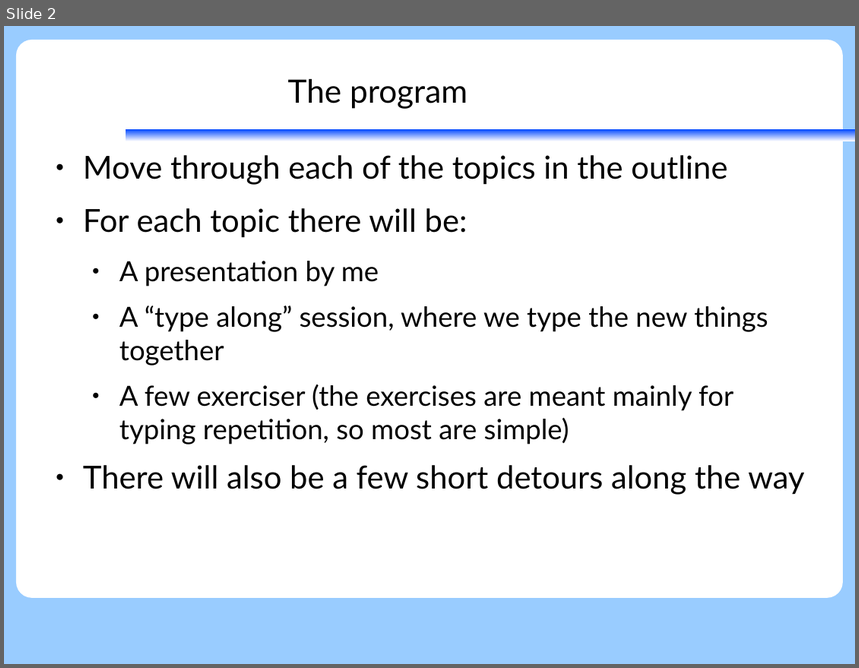
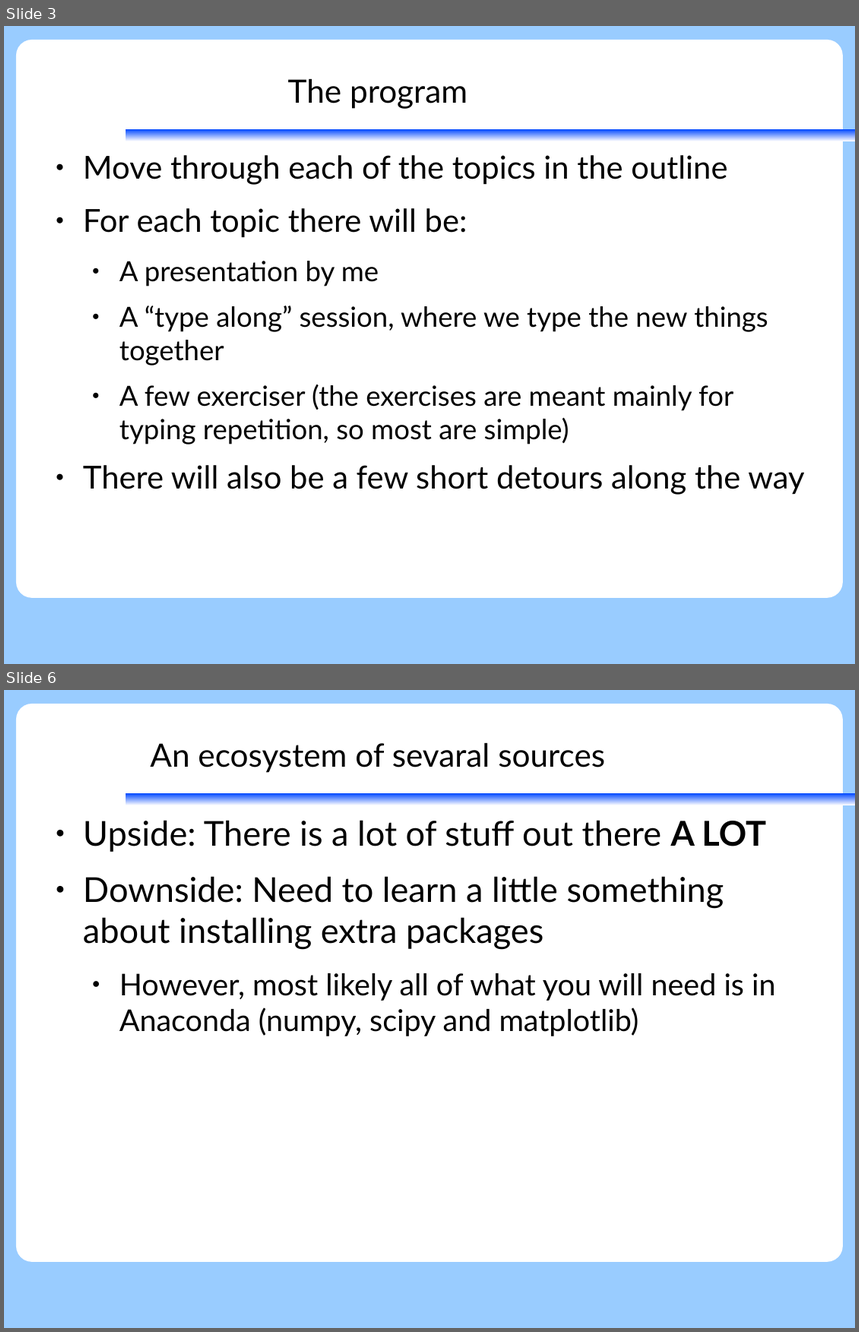
Before and after one commit to KennethNielsen/presentations, a slide deck: python/part2/numpy.odp. Shown one above the other, each under a label of ours: slide 2 before the commit, slides 3 and 6 after it; the slides between them are not shown. The pictures are 859x668 and 859x1332 pixels, drawn with LibreOffice and Linux fonts; fonts in the diff are those of the drawing; background and template pictures are left out. Boxes give left, top, right and bottom in pixels: in the first picture for what was removed or moved away, otherwise in the second. Text is boxed around its words. In the diff, an @@ line names an element or a change of style, - is before the commit and + after.

Commit message:
More on numpy

```diff
--- a/python/part2/numpy.odp
+++ b/python/part2/numpy.odp
@@ slide 6 added at (x1=4, y1=690, x2=855, y2=1328), background #99CCFF; not listed: 2 template elements that a slide beside it also shows @@
@@ title added at (x1=150, y1=742, x2=605, y2=773), 30 pt, text #000000 @@
+An ecosystem of sevaral sources
@@ text added at (x1=83, y1=820, x2=776, y2=1037), 32 pt, text #000000 @@
+● Upside: There is a lot of stuff out there A LOT
+● Downside: Need to learn a little something about installing extra packages
+  ● However, most likely all of what you will need is in Anaconda (numpy, scipy and matplotlib)
@@ what was slide 2 is now slide 3 @@
```
Also in this commit, not shown: 1 slide changed, 50 other slides added, 2 other files.
